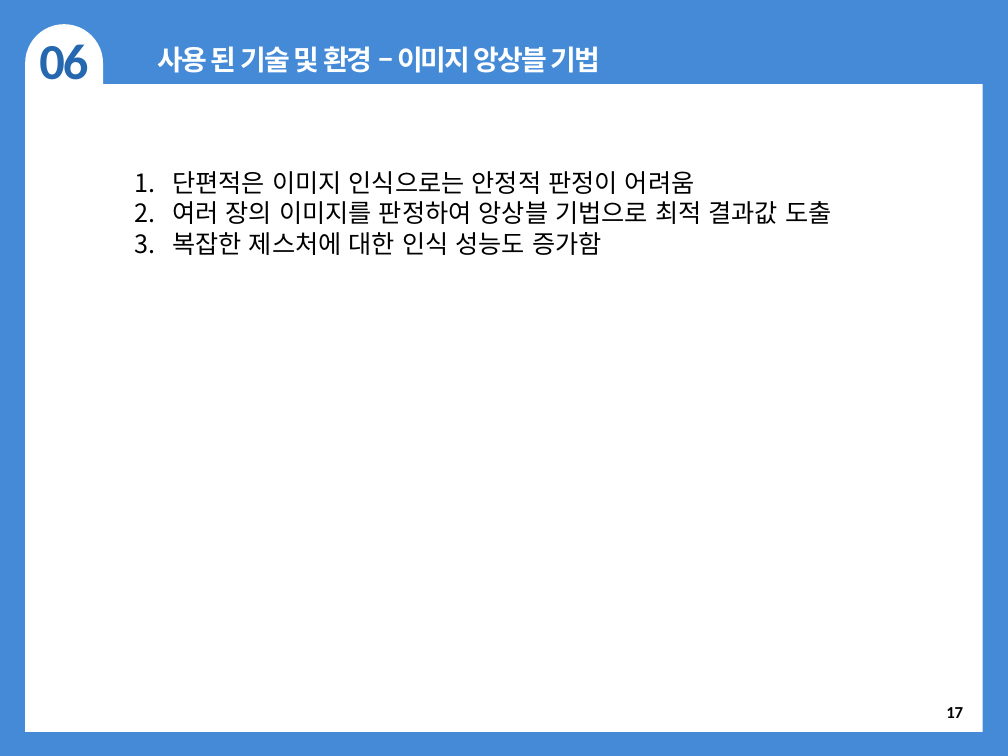
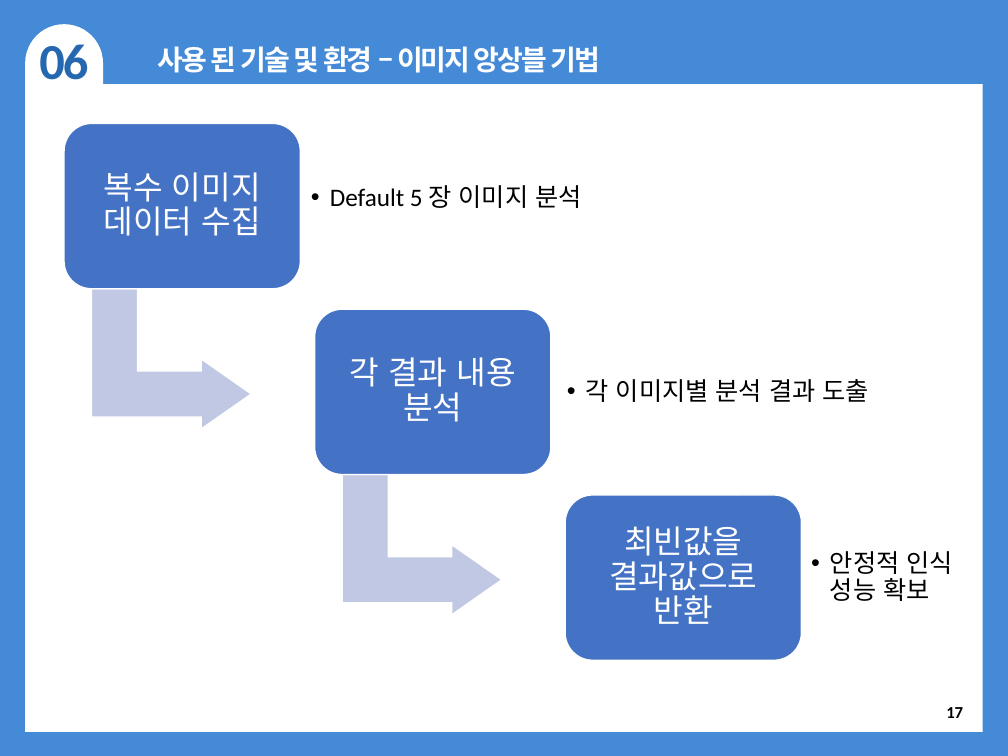
Before and after one commit to ijhan21/RAPA_1st_project, a slide deck: slide 17 of 프로젝트성과보고서_편리한UI.pptx. Drawn at 1008x756 pixels with LibreOffice and Linux fonts; fonts in the diff are those of the drawing; background and template pictures are left out. Boxes give left, top, right and bottom in pixels: in the first picture for what was removed or moved away, otherwise in the second. Text is boxed around its words. In the diff, an @@ line names an element or a change of style, - is before the commit and + after.

Commit message:
ppt update

```diff
--- a/프로젝트성과보고서_편리한UI.pptx
+++ b/프로젝트성과보고서_편리한UI.pptx
@@ text removed at box(172, 171, 831, 255) @@
-  1. 단편적은 이미지 인식으로는 안정적 판정이 어려움
-  2. 여러 장의 이미지를 판정하여 앙상블 기법으로 최적 결과값 도출
-  3. 복잡한 제스처에 대한 인식 성능도 증가함
@@ group added at box(65, 123, 953, 660): 6 texts, 3 rounded rectangles, 2 bent up arrows @@
+복수 이미지 데이터 수집
+  • Default 5 장 이미지 분석
+각 결과 내용 분석
+  • 각 이미지별 분석 결과 도출
+최빈값을 결과값으로 반환
+  • 안정적 인식 성능 확보
```
Also in this commit, not shown: 2 other slides changed, 3 slides added, 1 slide removed.
